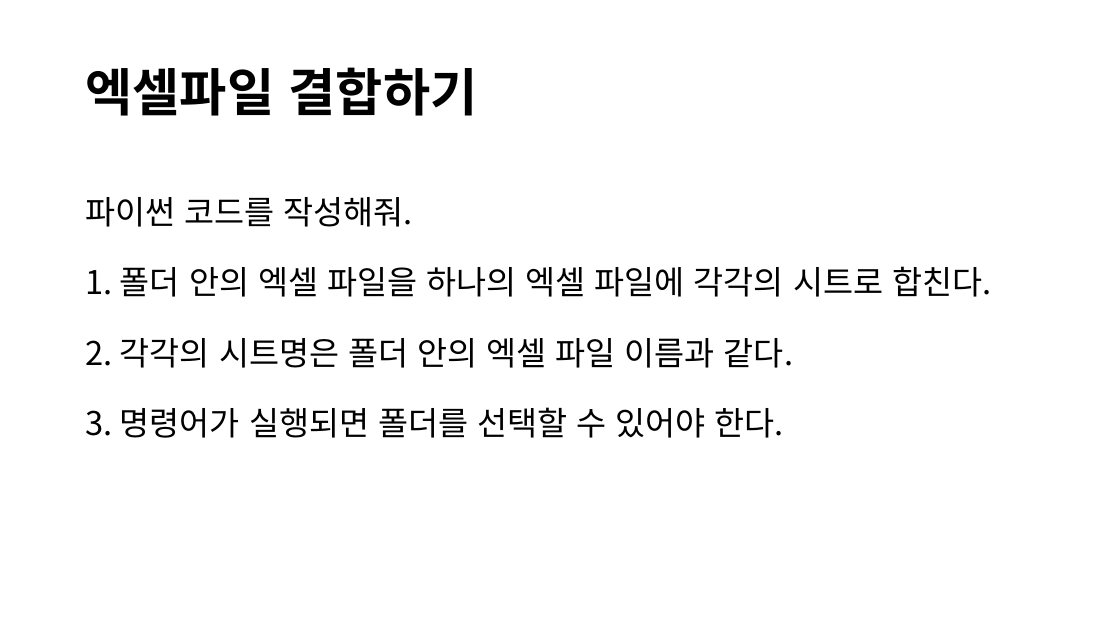
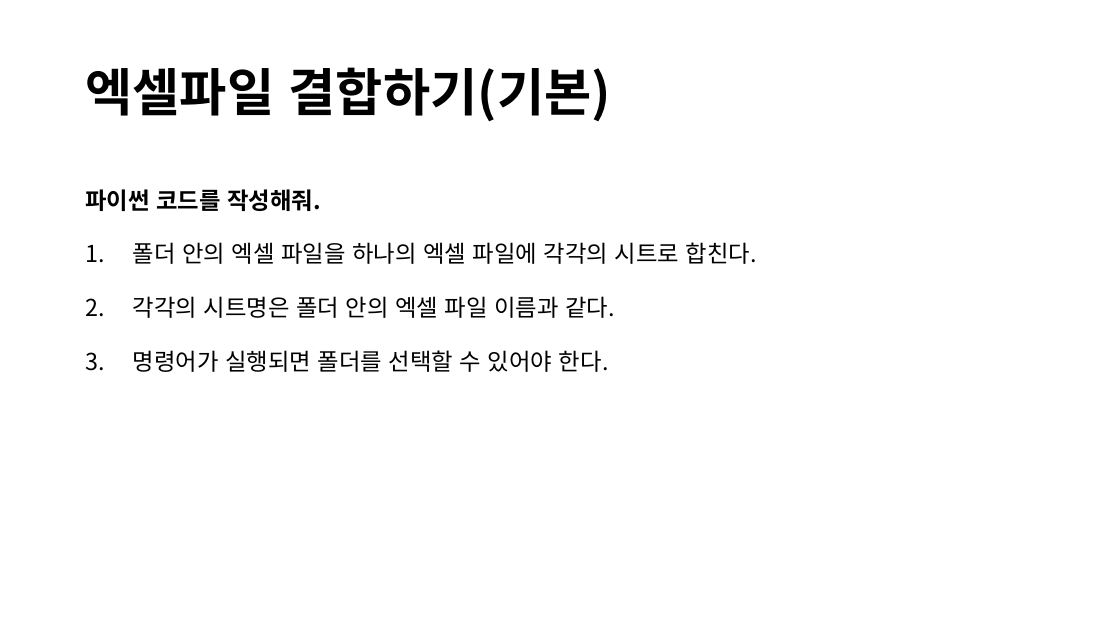
Before and after one commit to lolsaless/Python, a slide deck: slide 16 of 프롬프트 실습.pptx (slide 15 before the commit). Drawn at 1120x630 pixels with LibreOffice and Linux fonts; fonts in the diff are those of the drawing. Boxes give left, top, right and bottom in pixels: in the first picture for what was removed or moved away, otherwise in the second. Text is boxed around its words. In the diff, an @@ line names an element or a change of style, - is before the commit and + after.

```diff
--- a/프롬프트 실습.pptx
+++ b/프롬프트 실습.pptx
@@ title at [85,67,612,122]: text changed @@
-엑셀파일 결합하기
+엑셀파일 결합하기(기본)
@@ text at [85,189,321,211]: size 28 to 20 pt, bold on in "파이썬 코드를 작성해줘."; alignment left to justified @@
@@ text at [133,242,757,372]: text changed; size 28 to 20 pt @@
-1. 폴더 안의 엑셀 파일을 하나의 엑셀 파일에 각각의 시트로 합친다.
-2. 각각의 시트명은 폴더 안의 엑셀 파일 이름과 같다.
-3. 명령어가 실행되면 폴더를 선택할 수 있어야 한다.
+1. 폴더 안의 엑셀 파일을 하나의 엑셀 파일에 각각의 시트로 합친다.
+2. 각각의 시트명은 폴더 안의 엑셀 파일 이름과 같다.
+3. 명령어가 실행되면 폴더를 선택할 수 있어야 한다.
```
Also in this commit, not shown: 37 other slides changed, 4 slides added, 1 slide removed.
